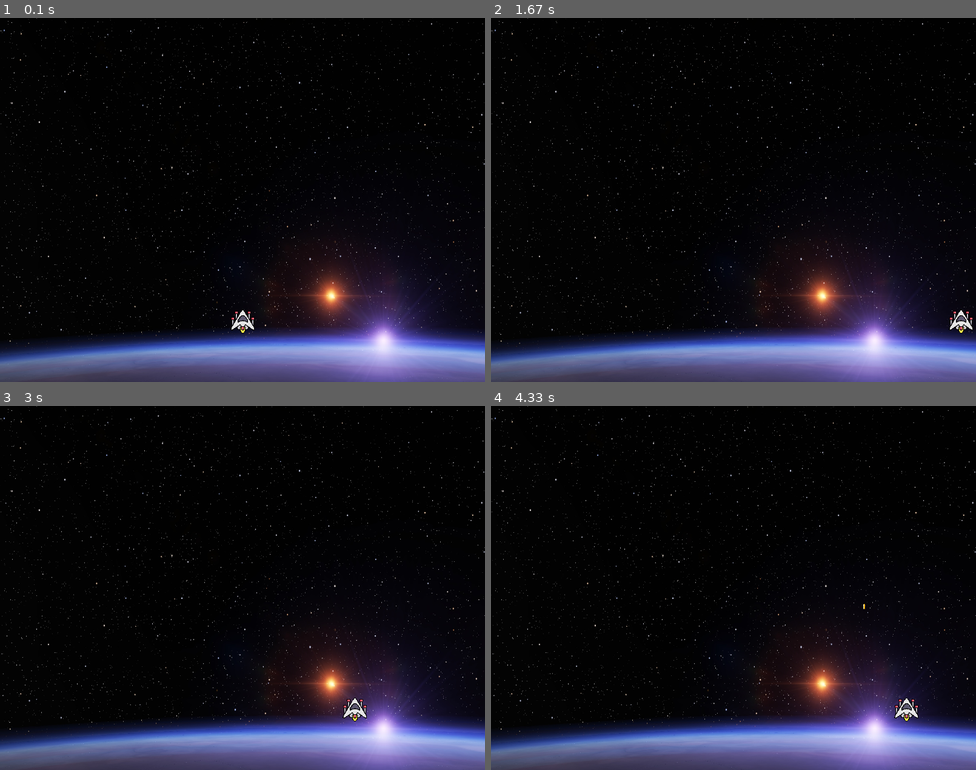
Above: before the commit, frames 1-4 (two rows, left to right).
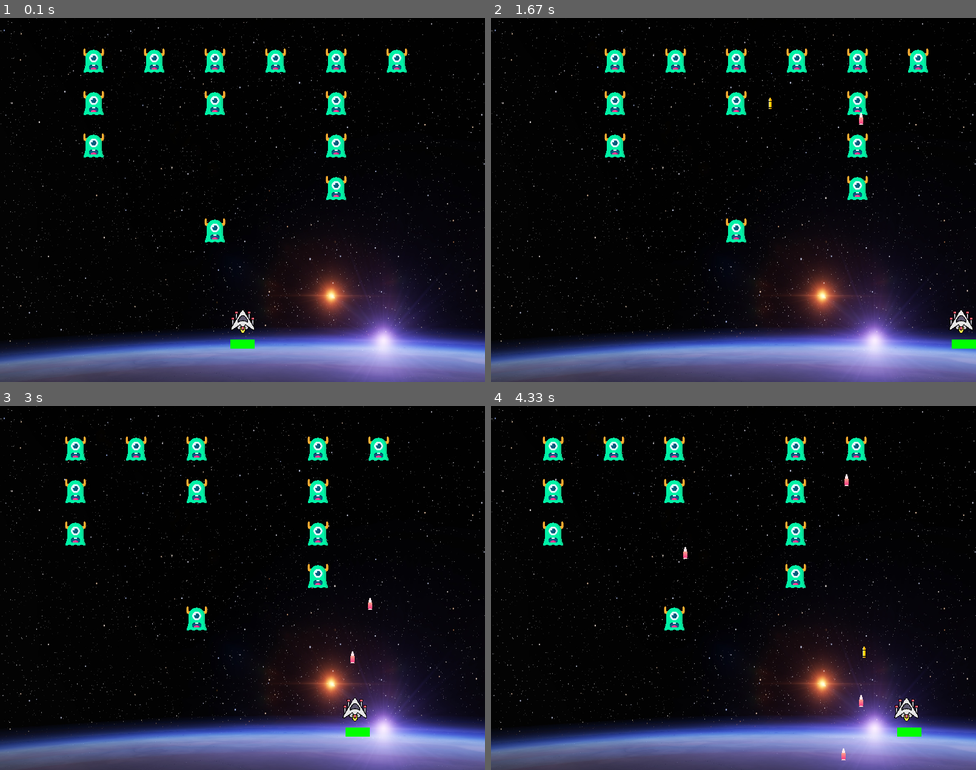
Above: after the commit, the same moments.

Repository: Sushil825/Python-Pygame-test1
Game: pygame game, started from code/main.py
Two runs of this game, one before a commit and one after it. Both use one fixed random seed, a clock stepped at 60 frames per second and the inputs below.
Inputs:
- Up to frame 1 (0.1 s): no input
- Up to frame 2 (1.67 s): hold Space 0.33-0.8 s; hold Right 0.33-0.8 s; hold Right 0.83-1.3 s; hold Right from 1.33 s (still down)
- Up to frame 3 (3 s): release Right at 1.8 s; hold Left 1.83-2.37 s; hold Left 2.4-2.8 s; hold Right from 2.83 s (still down)
- Up to frame 4 (4.33 s): release Right at 3.47 s; hold Left 3.5-3.97 s; hold Right from 4 s (still down); tap Space at 4.07 s

The runs differ from the first frame. In frame 1, 3.0% of the frame differs, in the area x 17-84%, y 8-91%; in frame 2, 3.0%, in the area x 23-100%, y 8-91%; in frame 3, 2.8%; in frame 4, 2.9%.

Commit message:
First Phase

Diff:
--- /dev/null
+++ b/code/levels/level1.py
@@ -0,0 +1,7 @@
+level=[[0,1,1,1,1,1,1],
+        [0,1,0,1,0,1,0],
+        [0,1,0,0,0,1,0],
+        [0,0,0,0,0,1,0],
+        [0,0,0,1,0,0,0],
+        [0,0,0,0,0,0,0]
+]
--- a/code/main.py
+++ b/code/main.py
@@ -1,15 +1,48 @@
-from email.mime import image
+import imp
+from pygame import mixer
+import random
 import pygame
 from pygame.locals import *
 import setting
 import sys
+import levels.level1
+
+pygame.mixer.pre_init(44100,-16,2,512)
+mixer.init()
+
+
+#Loading sounds
+
+explosion_s=pygame.mixer.Sound("../src/sounds/small.wav")
+explosion_s.set_volume(0.25)
+
+explosion_b=pygame.mixer.Sound("../src/sounds/big.wav")
+explosion_b.set_volume(0.25)
+
+laser=pygame.mixer.Sound("../src/sounds/laser.wav")
+laser.set_volume(0.25)
+
+laserb=pygame.mixer.Sound("../src/sounds/laserbig.wav")
+laserb.set_volume(0.25)
+
 
 clock=pygame.time.Clock()
+alien_grp=pygame.sprite.Group()
 player_grp=pygame.sprite.Group()
 bullet_grp=pygame.sprite.Group()
+alien_bullet_group=pygame.sprite.Group()
+explosion_group=pygame.sprite.Group()
+thunderbolt_group=pygame.sprite.Group()
 cooldown=setting.bulletcd
 
 screen=pygame.display.set_mode((setting.WIDTH,setting.HEIGHT))
+
+#vars
+
+last_alien_shot=pygame.time.get_ticks()
+alien_shoot_cd=1000
+red=(255,0,0)
+green=(0,255,0)
 
 #Loading images
 bg=pygame.image.load("../src/img/bg.jpg")
@@ -19,23 +52,98 @@
     def __init__(self,x,y):
         pygame.sprite.Sprite.__init__(self)
         self.image=pygame.image.load('../src/img/bullet.png')
-        self.image=pygame.transform.scale(self.image,(10,10))
+        self.image=pygame.transform.scale(self.image,(20,20))
         self.rect=self.image.get_rect()
         self.rect.center=[x,y]
 
     def update(self):
         self.rect.y-=setting.bullet_speed
+        if self.rect.bottom<0:
+            self.kill()
+
+        if pygame.sprite.spritecollide(self,alien_grp,True):
+            self.kill()
+            explosion=Explosion(self.rect.centerx,self.rect.centery,2)
+            explosion_group.add(explosion)
+            explosion_s.play()
+
+
+class AlienBullet(pygame.sprite.Sprite):
+    def __init__(self,x,y):
+        pygame.sprite.Sprite.__init__(self)
+        self.image=pygame.image.load('../src/img/bullet1.png')
+        self.image=pygame.transform.scale(self.image,(20,20))
+        self.rect=self.image.get_rect()
+        self.rect.center=[x,y]
+
+    def update(self):
+        self.rect.y+=setting.alien_bullet_speed
+        if self.rect.bottom>setting.HEIGHT:
+            self.kill()
+        if pygame.sprite.spritecollide(self,player_grp,False,pygame.sprite.collide_mask):
+            self.kill()
+            player.health_remaining-=10
+            if player.health_remaining>0:
+                explosion=Explosion(self.rect.centerx,self.rect.centery,1)
+                explosion_group.add(explosion)
+                explosion_s.play()
+
+
+class Explosion(pygame.sprite.Sprite):
+    def __init__(self,x,y,size):
+        pygame.sprite.Sprite.__init__(self)
+        self.images=[]
+        for num in range(0,9):
+            img=pygame.image.load(f'../src/img/Flash/flash0{num}.png')
+            if size==1:
+                img=pygame.transform.scale(img,(20,20))
+            if size==2:
+                img=pygame.transform.scale(img,(40,40))
+            if size==3:
+                img=pygame.transform.scale(img,(160,160))
+            self.images.append(img)
+
+        self.index=0
+        self.image=self.images[self.index]
+        self.rect=self.image.get_rect()
+        self.rect.center=[x,y]
+        self.counter=0
+
+
+    def update(self):
+        explosion_speed=3
+        self.counter+=1
+
+        if self.counter>=explosion_speed and self.index<len(self.images)-1:
+            self.counter=0
+            self.index+=1
+            self.image=self.images[self.index]
+
+        if self.index>=len(self.images)-1 and self.counter >=explosion_speed:
+            self.kill()
+
+class Thunderbolt(pygame.sprite.Sprite):
+    def __init__(self,x,y):
+        pygame.sprite.Sprite.__init__(self)
+        self.image=pygame.image.load('../src/img/thunderbolt.png')
+        self.image=pygame.transform.scale(self.image,(30,30))
+        self.rect=self.image.get_rect()
+        self.rect.center=[x,y]
+
+    def update(self):
+        self.rect.y+=1
 
 
 class Player(pygame.sprite.Sprite):
-    def __init__(self,x,y):
+    def __init__(self,x,y,health):
         pygame.sprite.Sprite.__init__(self)
         self.image=pygame.image.load('../src/img/spaceship.png')
         self.image=pygame.transform.scale(self.image,(setting.shipsizex,setting.shipsizey))
         self.rect=self.image.get_rect()
         self.rect.center=[x,y]
         self.time=pygame.time.get_ticks()
-
+        self.health_start=health
+        self.health_remaining=health
     def update(self):
         key=pygame.key.get_pressed()
         if key[pygame.K_LEFT]:
@@ -46,12 +154,53 @@
             bullet=Bullets(self.rect.centerx,self.rect.top)
             bullet_grp.add(bullet)
             self.time=pygame.time.get_ticks()
+            laser.play()
+
+        self.mask=pygame.mask.from_surface(self.image)
+        pygame.draw.rect(screen,red,(self.rect.x,(self.rect.bottom+10),self.rect.width,15))
+        if self.health_remaining>0:
+            pygame.draw.rect(screen,green,(self.rect.x,(self.rect.bottom+10),int(self.rect.width*self.health_remaining/self.health_start),15))
+
+        elif self.health_remaining<=0:
+            explosion=Explosion(self.rect.centerx,self.rect.centery,3)
+            explosion_group.add(explosion)
+            explosion_b.play()
+            self.kill()
+
+class Aliens(pygame.sprite.Sprite):
+    def __init__(self,x,y):
+        pygame.sprite.Sprite.__init__(self)
+        self.image=pygame.image.load('../src/img/monster.png')
+        self.image=pygame.transform.scale(self.image,(setting.shipsizex,setting.shipsizey))
+        self.rect=self.image.get_rect()
+        self.rect.center=[x,y]
+        self.move_count=0
+        self.move_direction=1
+
+    def update(self):
+        self.rect.x+=self.move_direction
+        self.move_count+=1
+
+        if abs(self.move_count)>75:
+            self.move_direction*=-1
+            self.move_count*=self.move_direction
 
 #Functs
 def draw_bg():
     screen.blit(bg,(0,0))
 
-player=Player((setting.WIDTH//2),(setting.HEIGHT-100))
+def create_alien():
+
+    for indexi,i in enumerate(levels.level1.level):
+        for indexj,j in enumerate(i):
+            if j==1:
+                alien=Aliens(indexj*100+50,indexi*70+70)
+                alien_grp.add(alien)
+
+
+create_alien()
+
+player=Player((setting.WIDTH//2),(setting.HEIGHT-100),100)
 player_grp.add(player)
 
 while setting.run:
@@ -60,14 +209,34 @@
         if event.type==pygame.QUIT:
             pygame.quit()
             sys.exit()
+
     #Drawing
     draw_bg()
+    time_now=pygame.time.get_ticks()
+    if time_now-last_alien_shot>alien_shoot_cd and len(alien_bullet_group)<5 and len(alien_grp)>0:
+        attacking_alien=random.choice(alien_grp.sprites())
+        alien_bullet=AlienBullet(attacking_alien.rect.centerx,attacking_alien.rect.bottom)
+        alien_bullet_group.add(alien_bullet)
+        last_alien_shot=time_now
+
     player_grp.draw(screen)
     bullet_grp.draw(screen)
+    alien_grp.draw(screen)
+    alien_bullet_group.draw(screen)
+    explosion_group.draw(screen)
+    thunderbolt_group.draw(screen)
 
 
     #Updaing grps
     player_grp.update()
     bullet_grp.update()
-
+    alien_grp.update()
+    alien_bullet_group.update()
+    explosion_group.update()
+    thunderbolt_group.update()
     pygame.display.update()
+
+    thun=random_count=random.randrange(1,1000)
+    if thun==69:
+        thunderbolt=Thunderbolt(random.randrange(0,setting.WIDTH),0)
+        thunderbolt_group.add(thunderbolt)
--- a/code/setting.py
+++ b/code/setting.py
@@ -3,7 +3,9 @@
 fps=60
 run=True
 spaceship_speed=5
-bullet_speed=10
+bullet_speed=5
 shipsizex=40
 shipsizey=40
 bulletcd=500 #ms
+alien_bullet_speed=2
+thunder=10000
Binary file added: src/img/Black smoke/blackSmoke00.png
Binary file added: src/img/Black smoke/blackSmoke01.png
Binary file added: src/img/Black smoke/blackSmoke02.png
Binary file added: src/img/Black smoke/blackSmoke03.png
Binary file added: src/img/Black smoke/blackSmoke04.png
Binary file added: src/img/Black smoke/blackSmoke05.png
Binary file added: src/img/Black smoke/blackSmoke06.png
Binary file added: src/img/Black smoke/blackSmoke07.png
Binary file added: src/img/Black smoke/blackSmoke08.png
Binary file added: src/img/Black smoke/blackSmoke09.png
Binary file added: src/img/Black smoke/blackSmoke10.png
Binary file added: src/img/Black smoke/blackSmoke11.png
(and 73 more such lines)
